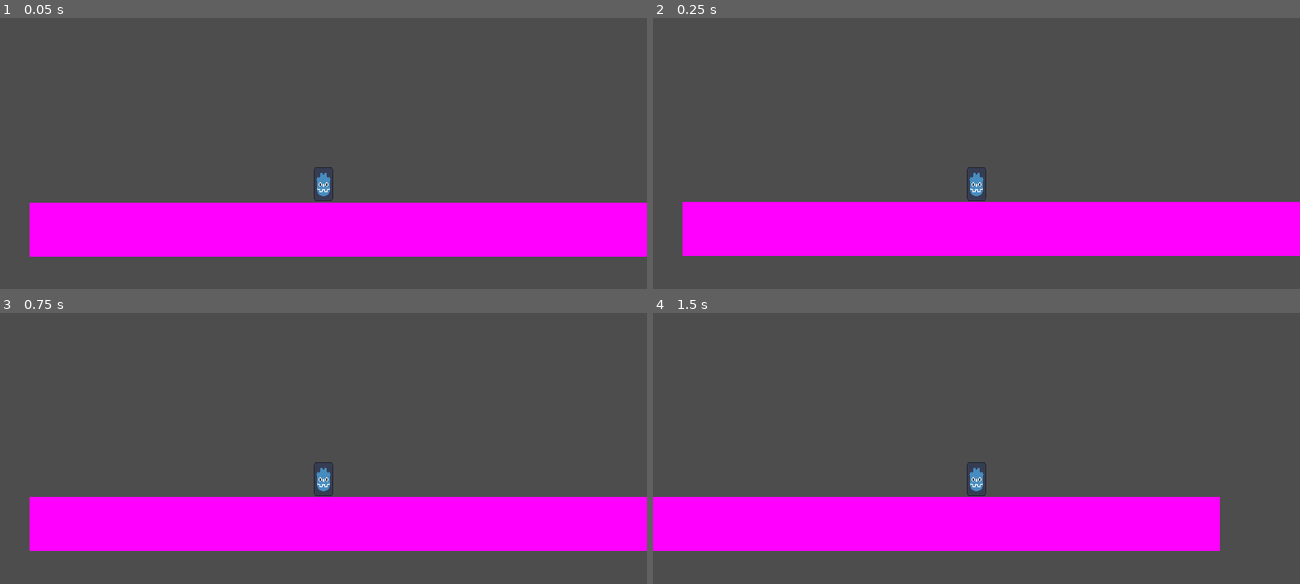
Above: before the commit, frames 1-4 (two rows, left to right).
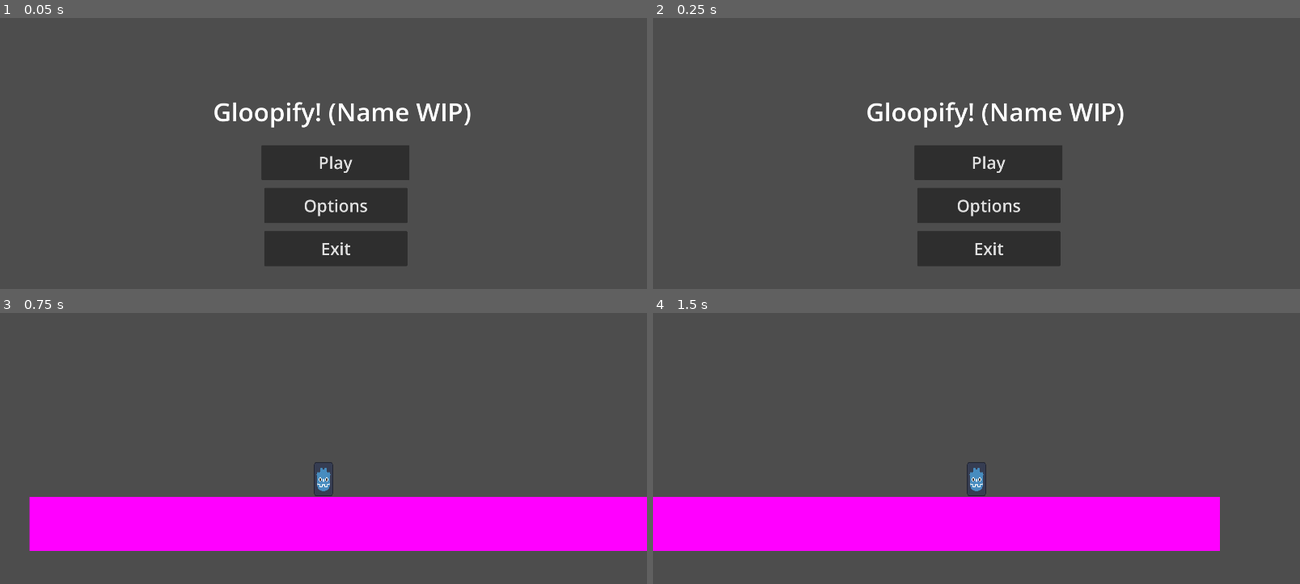
Above: after the commit, the same moments.

Repository: VoidedCrystal/GloopifyGame
Game: Godot game, scene res://UI/Main_Menu.tscn
The game is run twice, just before and just after one commit, with the same random seed, the same clock (stepped at 60 frames per second) and the same inputs. Before the commit the project starts from res://Levels/TestLevel.tscn.
Inputs (mouse positions are in pixels of both pictures, inside the frame that each line leads up to):
- Up to frame 1 (0.05 s): no input
- Up to frame 2 (0.25 s): no input
- Up to frame 3 (0.75 s): click (336, 456) at 0.5 s, where only the run after the commit has a clickable "Play"
- Up to frame 4 (1.5 s): tap Enter at 1.25 s; hold Right (move-right) from 1.28 s (still down); tap Shift (dash) at 1.35 s

The runs differ from the first frame. In frame 1, 25% of the frame differs, in the area x 4-100%, y 30-92%; in frame 2, 25%; in frame 3, nothing differs; in frame 4, nothing differs.
Error in both runs: Attempt to call function 'get_line' in base 'null instance' on a null instance. (res://Scripts/LevelEventHandler.gd:8)

Commit message:
Change main scene to main menu

Diff:
--- a/Gloopify!/project.godot
+++ b/Gloopify!/project.godot
@@ -11,7 +11,7 @@
 [application]
 
 config/name="New Game Project"
-run/main_scene="res://Levels/TestLevel.tscn"
+run/main_scene="res://UI/Main_Menu.tscn"
 config/features=PackedStringArray("4.3", "Forward Plus")
 config/icon="res://Assets/TEMP.svg"
 
